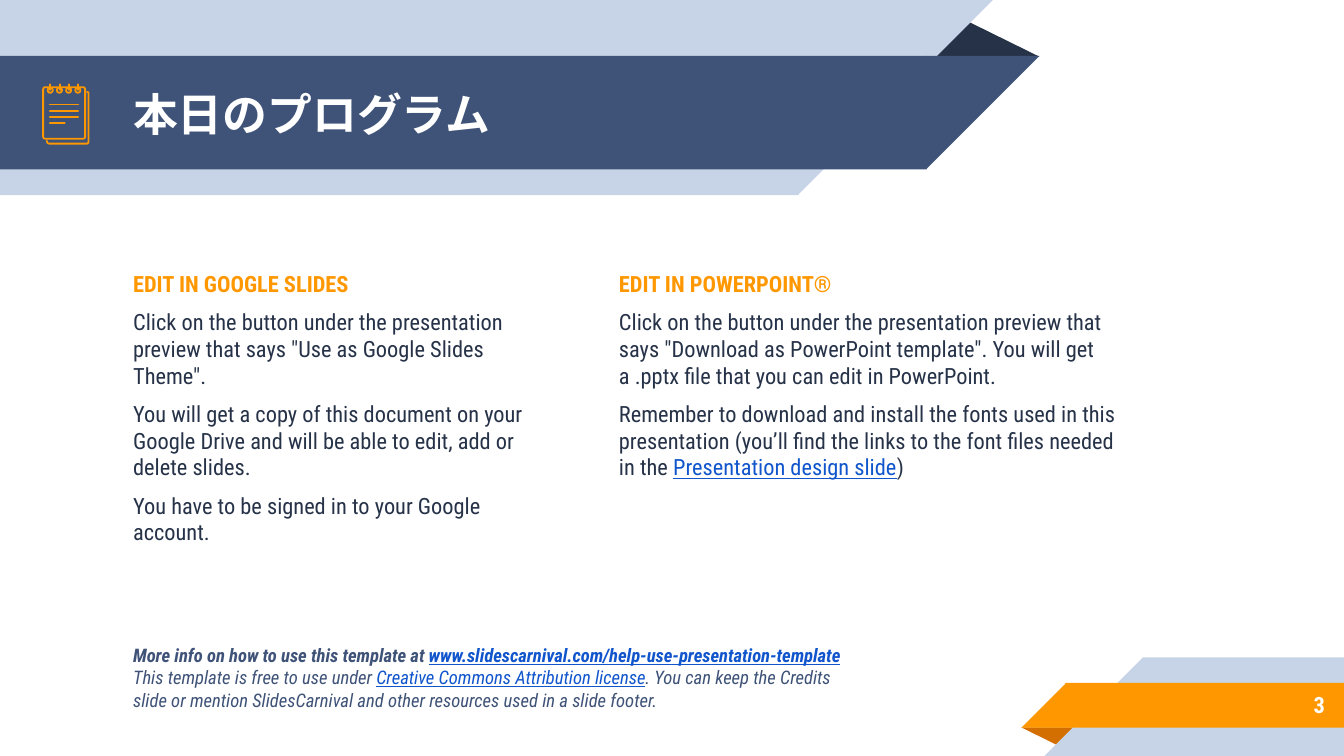
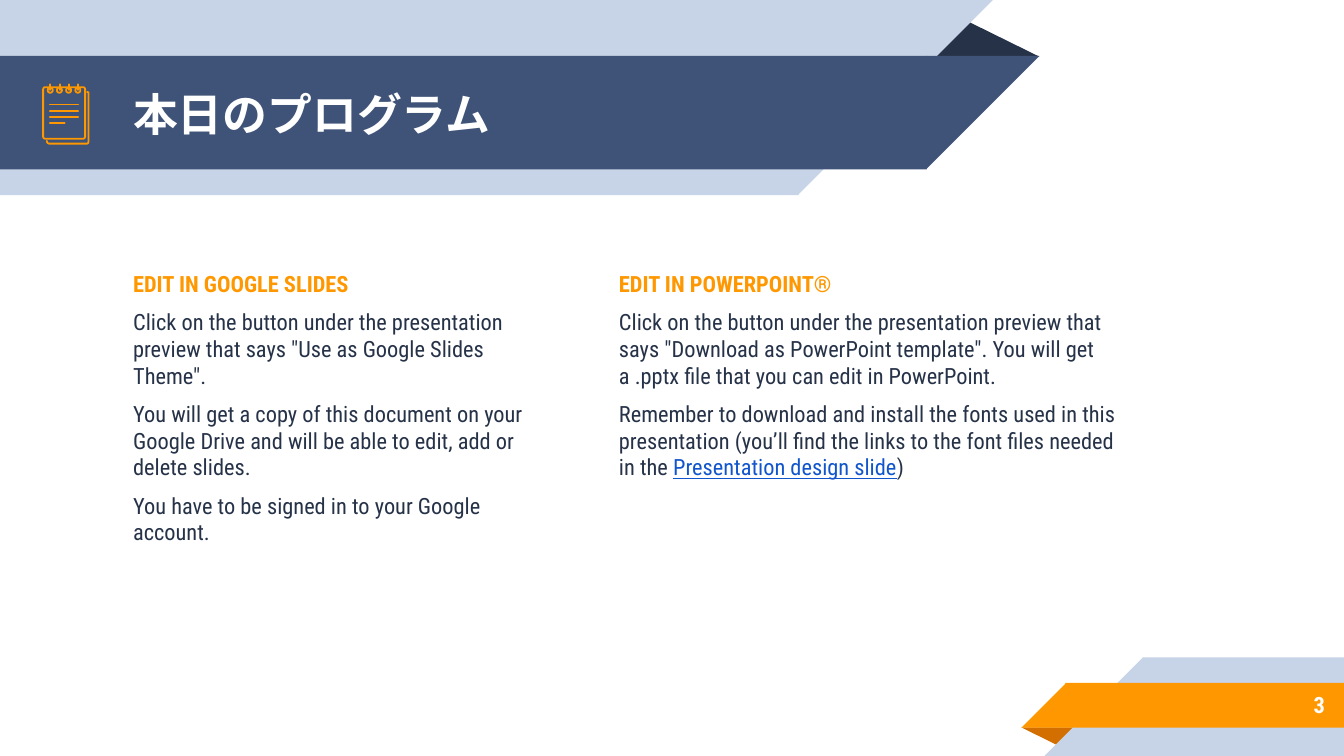
Before and after one commit to xryuseix/cubing_cipher, a slide deck: slide 3 of 本番用スライド.pptx. Drawn at 1344x756 pixels with LibreOffice and Linux fonts; fonts in the diff are those of the drawing. Boxes give left, top, right and bottom in pixels: in the first picture for what was removed or moved away, otherwise in the second. Text is boxed around its words. In the diff, an @@ line names an element or a change of style, - is before the commit and + after.

```diff
--- a/本番用スライド.pptx
+++ b/本番用スライド.pptx
@@ text removed at [133,648,841,707] @@
-More info on how to use this template at www.slidescarnival.com/help-use-presentation-template
-This template is free to use under Creative Commons Attribution license. You can keep the Credits slide or mention SlidesCarnival and other resources used in a slide footer.
```
Also in this commit, not shown: 1 other slide changed, 1 slide added, 2 slides removed, 1 other file.
